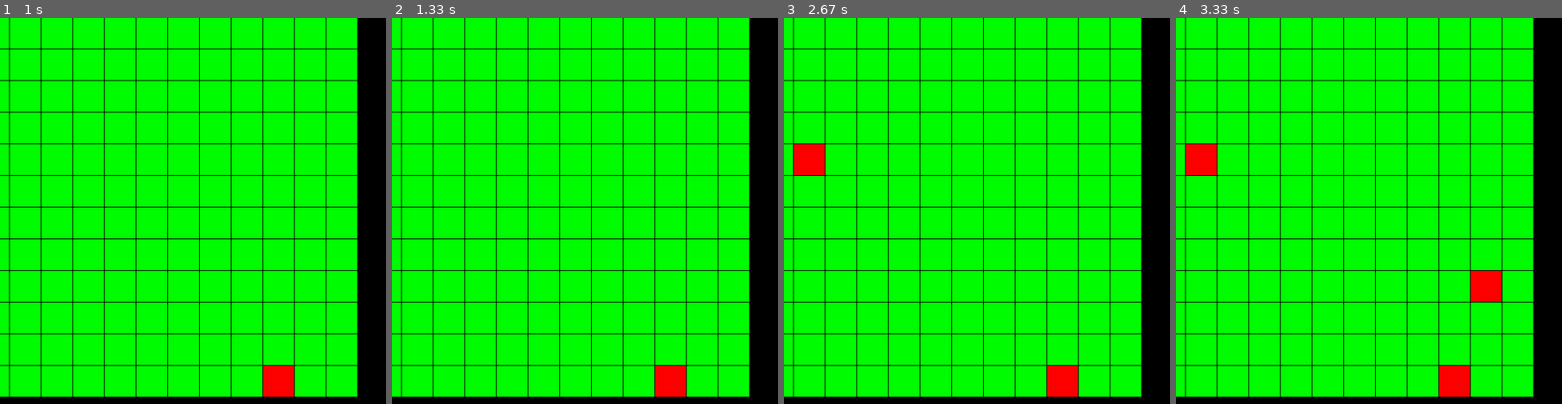
Above: before the commit, frames 1-4 (left to right).
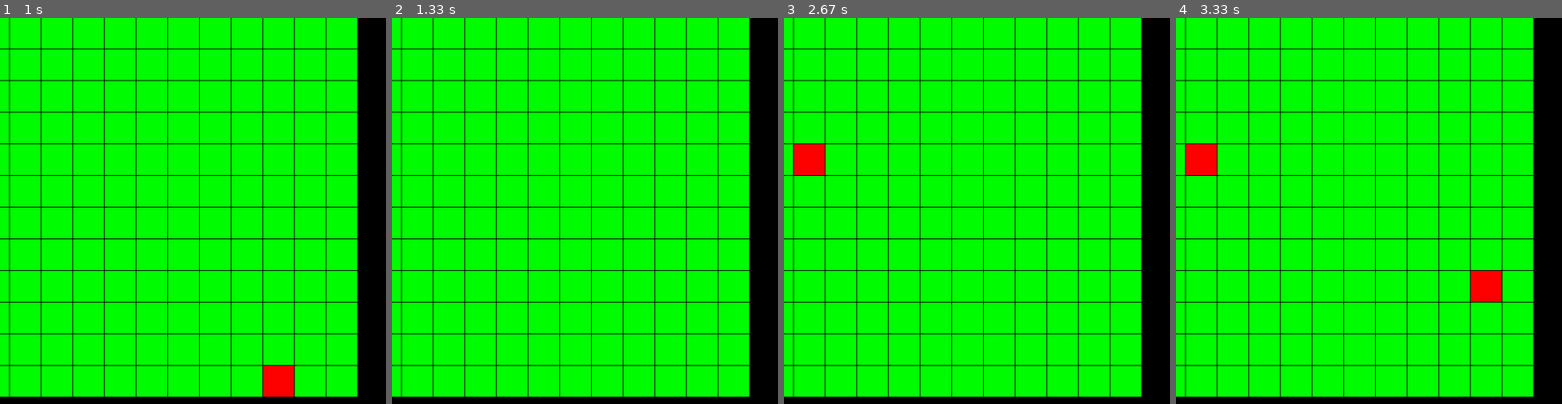
Above: after the commit, the same moments.

Repository: tjacek/planning
Game: pygame game, started from pygame/grid.py
Two runs of this game, one before a commit and one after it. Both use one fixed random seed, a clock stepped at 60 frames per second and the inputs below.
Inputs (mouse positions are % of the whole screen's width and height, from its top left):
- Up to frame 1 (1 s): click (50, 50) at 0.38 s; click (54, 62) at 0.82 s
- Up to frame 2 (1.33 s): no input
- Up to frame 3 (2.67 s): press the mouse at (54, 62) at 1.8 s; move the mouse to (38, 49) at 1.9 s; release the mouse at (22, 36) at 2.03 s; move the mouse to (54, 62) at 2.63 s
- Up to frame 4 (3.33 s): press the mouse at (54, 62) at 2.67 s; move the mouse to (56, 55) at 2.77 s; release the mouse at (57, 48) at 2.9 s
The pictures show only the part of the screen within x 19-69%, y 16-66%; the shares and areas given below are measured in that part.

Frame 1 is identical in both runs. In frame 2, 0.7% of the frame differs, in the area x 68-77%, y 90-99%; in frame 3, 0.7%; in frame 4, 0.7%.

Commit message:
save grid

Diff:
--- a/pygame/grid.py
+++ b/pygame/grid.py
@@ -1,12 +1,13 @@
 import numpy as np
 import pygame as pg
+import os.path
 
 class Grid(object):
-    def __init__(self,x=16,y=16,step=40):
+    def __init__(self,cells,x=16,y=16,step=40):
         self.x=x
         self.y=y
         self.step=step
-        self.cells=empty_cells(x,y,step)
+        self.cells=cells
 
     def get_bounds(self):
         max_x=self.x*self.step+self.x
@@ -27,6 +28,17 @@
             for cell_j in cell_i:
                 cell_j.show(window)
 
+    def save(self,out_path):
+        txt=str(self)
+        out_file = open(out_path,"w")
+        out_file.write(txt)
+        out_file.close()
+
+    def __str__(self):
+        s=[ "".join([str(cell_j) for cell_j in cell_i])
+                for cell_i in self.cells]
+        return "\n".join(s)
+
 class Cell(object):
     def __init__(self,rect,active=False):
         self.rect=rect
@@ -35,38 +47,67 @@
     def get_color(self):
         return (255,0,0) if(self.active) else (0,255,0)
 
+    def flip(self):
+        self.active=not self.active
+
     def show(self,window):
         color=self.get_color()
         pg.draw.rect(window, color, self.rect)
 
-def empty_cells(x,y,step):
-    return [[ make_cell((i*step)+i,(j*step)+j,step)
+    def __str__(self):
+        return str(int(self.active))
+
+def empty_grid(x=16,y=16,step=40):
+    cells=[[ make_cell(i,j,step)
                 for i in range(x)]
                     for j in range(y)]
+    return Grid(cells,x,y,step)
 
-def make_cell(x,y,step,active=False):
+def make_cell(i,j,step,active=False):
+    x,y=i*step+i,j*step+j
     rect=pg.Rect(x,y,step,step)
     return Cell(rect,active=active)
 
-pg.init()
-window = pg.display.set_mode((1000, 1000))
-clock = pg.time.Clock()
-grid=Grid()
+def read_grid(in_path,step=40):
+    in_file = open(in_path, "r")
+    txt=in_file.read()
+    cells=[]
+    for i,cell_i in enumerate(txt.split("\n")):
+        cells.append([])
+        for j,cell_j in enumerate( cell_i):
+            active= bool(int(cell_j))
+            cells[-1].append(make_cell(i,j,step,active))
+    cells=[list(i) for i in zip(*cells)]
+    x,y=len(cells),len(cells[0])
+    return Grid(cells,x,y,step)
 
-run = True
-while run:
-    for event in pg.event.get():
-        if event.type == pg.QUIT:
-            run = False
-        if event.type == pg.MOUSEBUTTONUP:
-            point = pg.mouse.get_pos()
-            if( grid.colide(point)):
-            	i,j=grid.get_cord(point)
-            	grid.cells[j][i].active=True
-            	print((i,j))
-    grid.show(window)
-    pg.display.flip()
-    clock.tick(3)
+def grid_exp(out_path):
+    if(os.path.isfile(out_path)):
+        grid=read_grid(out_path)
+    else:
+        grid=empty_grid()
+    grid_loop(grid)
+    grid.save(out_path)
+    pg.quit()
+    exit()
 
-pg.quit()
-exit()
+def grid_loop(grid):
+    pg.init()
+    window = pg.display.set_mode((1000, 1000))
+    clock = pg.time.Clock()
+    run = True
+    while run:
+        for event in pg.event.get():
+            if event.type == pg.QUIT:
+                run = False
+            if event.type == pg.MOUSEBUTTONUP:
+                point = pg.mouse.get_pos()
+                if( grid.colide(point)):
+            	    i,j=grid.get_cord(point)
+            	    grid.cells[j][i].flip()
+            	    print((i,j))
+        grid.show(window)
+        pg.display.flip()
+        clock.tick(3)
+
+grid_exp("test.txt")
